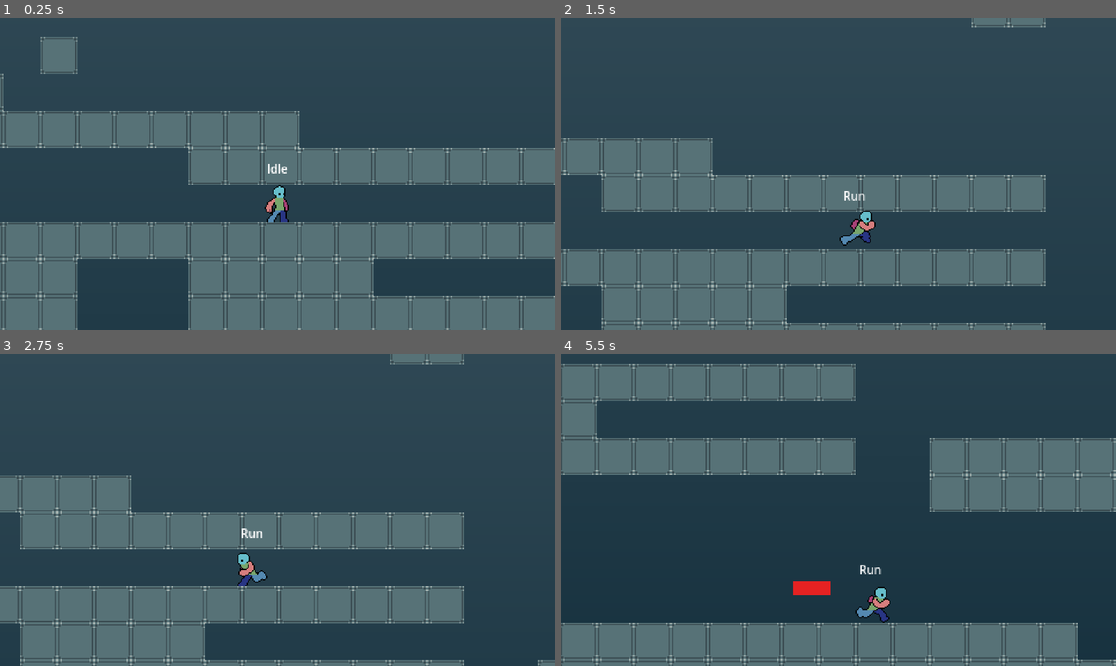
Above: before the commit, frames 1-4 (two rows, left to right).
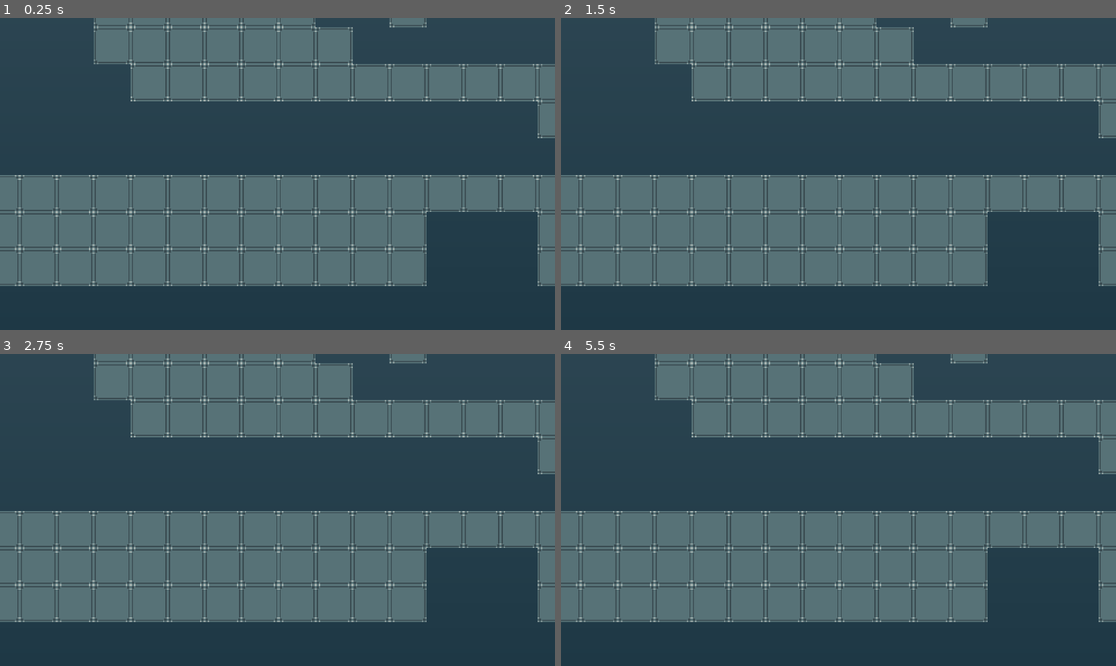
Above: after the commit, the same moments.

Repository: TianJunShi1/harry-forge
Game: Godot game, scene res://main.tscn
The game is run twice, just before and just after one commit, with the same random seed, the same clock (stepped at 60 frames per second) and the same inputs.
Inputs (mouse positions are in pixels of both pictures, inside the frame that each line leads up to):
- Up to frame 1 (0.25 s): no input
- Up to frame 2 (1.5 s): move the mouse to (960, 158) at 0.52 s; hold D (right) from 0.53 s (still down); tap Shift (run) at 0.6, 1.35 s; tap Space (jump) at 0.77 s; move the mouse to (727, 189) at 1.27 s
- Up to frame 3 (2.75 s): tap Space (jump) at 1.52 s; move the mouse to (333, 441) at 2.02 s; release D (right) at 2.03 s; hold A (left) from 2.03 s (still down); tap Shift (run) at 2.1 s
- Up to frame 4 (5.5 s): move the mouse to (810, 572) at 2.77 s; release A (left) at 2.78 s; hold D (right) 2.78-4.28 s; tap Shift (run) every 0.75 s from 2.85 to 5.1 s; tap Space (jump) at 3.02, 3.77, 4.52 s; move the mouse to (1005, 556) at 3.52 s; move the mouse to (672, 463) at 4.27 s; hold A (left) 4.28-5.03 s; move the mouse to (866, 510) at 5.02 s; hold D (right) from 5.03 s (still down)

The runs differ from the first frame. In frame 1, 56% of the frame differs, in the area x 0-100%, y 0-100%; in frame 2, 39%; in frame 3, 38%; in frame 4, 70%.

Commit message:
fix(camera): 半视野 / lock clamp / focus 重入 / 玩家查找零轮询
半视野修正：本架构下 Camera2D.zoom 永远 ONE，displayed_zoom 是外层显示
缩放，不影响 SubViewport 内 Camera 看到的世界范围。原来用 viewport_size
/ displayed_zoom 计算半视野是错的，改为 (viewport_size - 1) * 0.5。

lock 过渡前夹 lock_center：BoundsCenter Marker 摆错或 zone 配错时，原来
smoothstep 会把相机插到房间外。现在进入 lock 前先 hard_clamp 一次。

focus_point 重入归零 weight_current：避免反复 add 累积权重把镜头瞬移过去。

follow_target 失效改用 node_added signal 等待玩家加入，不再每物理帧
get_first_node_in_group。bounds tween 加 _bounds_tween_active dirty-skip。
0.0001 / 0.001 提为 EPSILON / FOCUS_FADE_OUT_EPSILON 常量。

camera_bounds：CUSTOM_FROM_MARKER 但找不到 BoundsCenter 时 push_warning。

Diff:
--- a/general/scripts/camera_bounds.gd
+++ b/general/scripts/camera_bounds.gd
@@ -80,6 +80,8 @@
 	_resolve_camera()
 	body_entered.connect(_on_body_entered)
 	body_exited.connect(_on_body_exited)
+	if bounds_source == BoundsSource.CUSTOM_FROM_MARKER and bounds_center_marker == null:
+		push_warning("CameraZone '%s'：bounds_source = CUSTOM_FROM_MARKER 但找不到子节点 'BoundsCenter'（Marker2D）。将退化为使用本节点位置。" % name)
 	# 处理玩家在本区域内时被实例化的情况（关卡加载场景）
 	call_deferred("_apply_if_player_already_inside")
 
--- a/general/scripts/game_camera.gd
+++ b/general/scripts/game_camera.gd
@@ -61,11 +61,25 @@
 
 
 # ============================================================================
+# 常量
+# ============================================================================
+
+# 浮点比较 / 时长除零防护通用阈值
+const EPSILON : float = 0.0001
+# focus point 淡出剔除阈值（独立，因为视觉敏感度低，可以更宽松）
+const FOCUS_FADE_OUT_EPSILON : float = 0.001
+
+
+# ============================================================================
 # 运行时状态
 # ============================================================================
 
 var _zone_stack: Array = []
 var _zone_order_counter: int = 0
+# follow_target 失效时是否已挂上 node_added 监听等待玩家加入树
+var _player_search_pending: bool = false
+# bounds 过渡是否还在跑；过渡结束后置 false 避免每帧重算 lerp
+var _bounds_tween_active: bool = false
 
 # 目标状态（来自最高优先级 zone）
 var _target_bounds: Rect2 = Rect2()
@@ -125,15 +139,35 @@
 		subpixel_offset = _smoothed_position - snapped
 		global_position = snapped
 		_initialized = true
+	else:
+		_begin_player_search()
+
+
+## 等待 "player" 组节点加入场景树。第一次失败后挂 node_added 监听，
+## 替代旧版本每物理帧 get_first_node_in_group 的 O(n) 退化。
+func _begin_player_search() -> void:
+	if _player_search_pending:
+		return
+	_player_search_pending = true
+	get_tree().node_added.connect(_on_node_added)
+
+
+func _on_node_added(node: Node) -> void:
+	if not _player_search_pending:
+		return
+	if node is Node2D and node.is_in_group("player"):
+		follow_target = node
+		_player_search_pending = false
+		get_tree().node_added.disconnect(_on_node_added)
 
 
 func _physics_process(delta: float) -> void:
 	# 跑在 _physics_process 与 Player.move_and_slide 同频（60Hz），消除"渲染帧追物理阶梯函数"
 	# 产生的 60Hz 节拍微抖。指数 lerp 1-exp(-k·delta) 是连续时间常数，频率切换不影响收敛轨迹。
-	# 延迟加载场景时 Player 比 Camera 晚 ready，这里重试自动发现
+	# 玩家失效（被 free / 关卡切换）时挂监听等待重生，不再每帧 O(n) 扫描整棵树
 	if not is_instance_valid(follow_target):
-		follow_target = get_tree().get_first_node_in_group("player") as Node2D
-	if not is_instance_valid(follow_target):
+		follow_target = null
+		_begin_player_search()
 		return
 
 	if not _initialized:
@@ -182,7 +216,7 @@
 	# zoom 与 physics 解耦，display rate 更新让缩放动画在高刷屏上完全平滑。
 	if _initialized:
 		var dist := displayed_zoom.distance_to(_target_zoom)
-		if dist < 0.0001:
+		if dist < EPSILON:
 			displayed_zoom = _target_zoom
 		else:
 			# 主驱动：指数平滑（先快后慢）；兜底：最小线性速度，消除指数爬行在终点产生的顿挫感
@@ -226,10 +260,13 @@
 
 ## 添加临时聚焦点。weight=1.0 时和玩家各占 50%，blend_in 为淡入时长（秒）。
 func add_focus_point(focus_id: int, world_position: Vector2, weight: float = 1.0, blend_in: float = 0.5) -> void:
-	var fade_speed := 1.0 / maxf(blend_in, 0.0001)
+	var fade_speed := 1.0 / maxf(blend_in, EPSILON)
 	if _focus_points.has(focus_id):
+		# 重入时归零 weight_current，让"重新淡入"行为可预测；
+		# 否则同一 focus 反复 add 会累积权重导致镜头瞬间跳到聚焦目标
 		_focus_points[focus_id]["position"] = world_position
 		_focus_points[focus_id]["weight_target"] = weight
+		_focus_points[focus_id]["weight_current"] = 0.0
 		_focus_points[focus_id]["fade_speed"] = fade_speed
 	else:
 		_focus_points[focus_id] = {
@@ -251,7 +288,7 @@
 	if not _focus_points.has(focus_id):
 		return
 	_focus_points[focus_id]["weight_target"] = 0.0
-	_focus_points[focus_id]["fade_speed"] = 1.0 / maxf(blend_out, 0.0001)
+	_focus_points[focus_id]["fade_speed"] = 1.0 / maxf(blend_out, EPSILON)
 
 
 ## 立即跳到玩家位置（复活/瞬移用），跳过所有平滑。
@@ -308,24 +345,31 @@
 		# 首次进入有边界区域：直接吸附，避免从 Rect2() 大小拉过来
 		_displayed_bounds = new_bounds
 		_bounds_tween_t = 1.0
+		_bounds_tween_active = false
 	else:
 		_bounds_tween_from = _displayed_bounds
-		_bounds_tween_duration = maxf(duration, 0.0001)
+		_bounds_tween_duration = maxf(duration, EPSILON)
 		_bounds_tween_t = 0.0
+		_bounds_tween_active = true
 	_target_bounds = new_bounds
 	_target_has_bounds = has_bounds
 
 
 func _begin_lock_transition(lock_to_center: bool, center: Vector2, duration: float) -> void:
 	_target_lock_to_center = lock_to_center
-	_target_lock_center = center
+	# 锁定中心若超出 bounds（zone 配置问题或 BoundsCenter Marker 摆错），
+	# 先夹回 bounds 内，避免 lock 过渡 smoothstep 把相机插值到房间外
+	if lock_to_center and _target_has_bounds:
+		_target_lock_center = _hard_clamp_to_bounds(center, _target_bounds, _target_zoom)
+	else:
+		_target_lock_center = center
 	if lock_to_center:
 		if _initialized:
 			# 从当前相机位置直接 smoothstep 到锁定中心，不经过 follow smoothing
 			_lock_transition_active = true
 			_lock_transition_from = _smoothed_position
 			_lock_tween_t = 0.0
-			_lock_tween_duration = maxf(duration, 0.0001)
+			_lock_tween_duration = maxf(duration, EPSILON)
 		# 未初始化时跳过过渡，_physics_process 第一帧会直接快照到 lock_center
 		_look_ahead_value = 0.0
 		_facing_target = 0.0
@@ -341,13 +385,16 @@
 # ============================================================================
 
 func _advance_bounds_transition(delta: float) -> void:
-	if _bounds_tween_t < 1.0:
-		_bounds_tween_t = minf(_bounds_tween_t + delta / _bounds_tween_duration, 1.0)
-		var s := _smoothstep01(_bounds_tween_t)
-		_displayed_bounds = Rect2(
-			_bounds_tween_from.position.lerp(_target_bounds.position, s),
-			_bounds_tween_from.size.lerp(_target_bounds.size, s)
-		)
+	if not _bounds_tween_active:
+		return
+	_bounds_tween_t = minf(_bounds_tween_t + delta / _bounds_tween_duration, 1.0)
+	var s := _smoothstep01(_bounds_tween_t)
+	_displayed_bounds = Rect2(
+		_bounds_tween_from.position.lerp(_target_bounds.position, s),
+		_bounds_tween_from.size.lerp(_target_bounds.size, s)
+	)
+	if _bounds_tween_t >= 1.0:
+		_bounds_tween_active = false
 
 
 # ============================================================================
@@ -355,6 +402,10 @@
 # ============================================================================
 
 func _compute_desired_position(delta: float) -> Vector2:
+	# 冗余防御：_physics_process 入口已经过 is_instance_valid 检查，
+	# 但调用栈深，将来若被复用此处再保一道
+	if not is_instance_valid(follow_target):
+		return _smoothed_position
 	var target_pos: Vector2 = follow_target.global_position
 
 	# 垂直构图偏移：与 look-ahead 正交（一个走 X 一个走 Y），互不干扰；
@@ -383,7 +434,7 @@
 		var weighted: Vector2 = target_pos
 		for fp in _focus_points.values():
 			var w: float = fp["weight_current"]
-			if w > 0.0001:
+			if w > EPSILON:
 				weighted += fp["position"] * w
 				total_weight += w
 		target_pos = weighted / total_weight
@@ -418,7 +469,7 @@
 		var fp: Dictionary = _focus_points[id]
 		var t := 1.0 - exp(-fp["fade_speed"] * delta)
 		fp["weight_current"] = lerpf(fp["weight_current"], fp["weight_target"], t)
-		if fp["weight_target"] <= 0.0 and fp["weight_current"] < 0.001:
+		if fp["weight_target"] <= 0.0 and fp["weight_current"] < FOCUS_FADE_OUT_EPSILON:
 			to_remove.append(id)
 	for id in to_remove:
 		_focus_points.erase(id)
@@ -428,11 +479,13 @@
 # 内部：边界数学
 # ============================================================================
 
-func _get_camera_half_view(zoom_value: Vector2) -> Vector2:
+func _get_camera_half_view(_zoom_value: Vector2) -> Vector2:
+	# 蔚蓝式架构：Camera2D.zoom 永远 ONE，displayed_zoom 仅影响外层显示，
+	# 不改变 SubViewport 内 Camera 看到的世界范围。
+	# PixelRenderer 给 SubViewport 加了 1px slack 防止边缘瓦片被裁，
+	# 计算边界时减回去得到真实游戏视野（如默认 480×270）。
 	var viewport_size := get_viewport_rect().size
-	if zoom_value.x <= 0.0 or zoom_value.y <= 0.0:
-		return viewport_size * 0.5
-	return Vector2(viewport_size.x / zoom_value.x, viewport_size.y / zoom_value.y) * 0.5
+	return (viewport_size - Vector2.ONE) * 0.5
 
 
 func _soft_clamp_to_bounds(pos: Vector2, bounds: Rect2, zoom_value: Vector2) -> Vector2:
